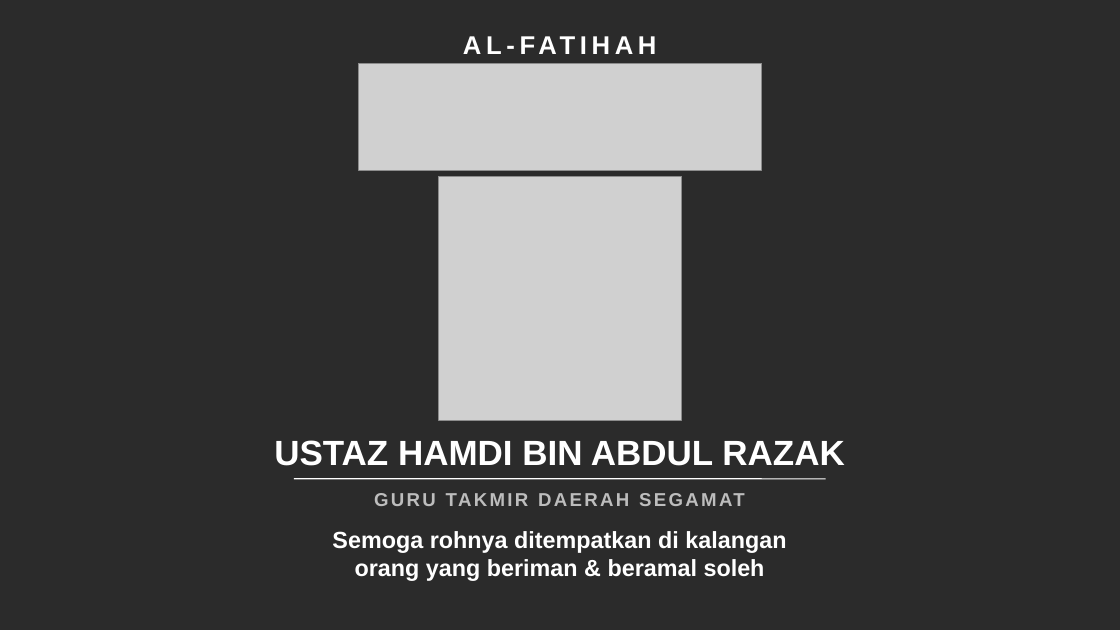
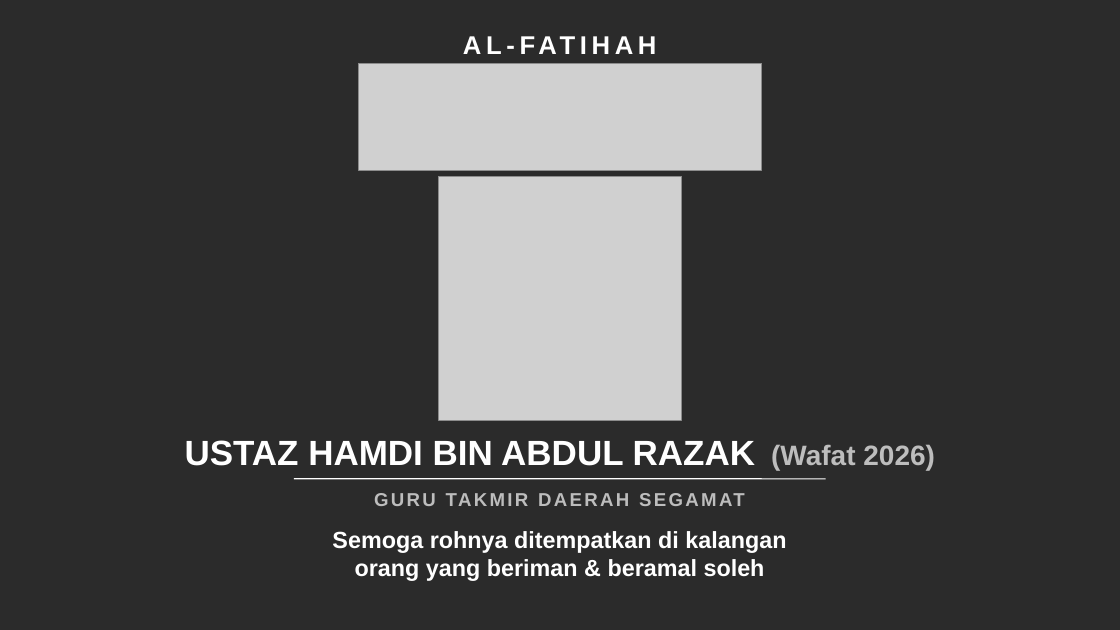
Before and after one commit to nawaljoe/Nawal, a slide deck: slide 1 of output/Takziah_Ustaz_Hamdi_16x9.pptx. Drawn at 1120x630 pixels with LibreOffice and Linux fonts; fonts in the diff are those of the drawing; grey boxes stand for pictures; background and template pictures are left out; a plain dark background stands for a picture behind light text. Boxes give left, top, right and bottom in pixels: in the first picture for what was removed or moved away, otherwise in the second. Text is boxed around its words. In the diff, an @@ line names an element or a change of style, - is before the commit and + after.

```diff
--- a/output/Takziah_Ustaz_Hamdi_16x9.pptx
+++ b/output/Takziah_Ustaz_Hamdi_16x9.pptx
@@ text at <box>185,440,935,470</box>: text changed @@
-USTAZ HAMDI BIN ABDUL RAZAK
+USTAZ HAMDI BIN ABDUL RAZAK (Wafat 2026)
```
Also in this commit, not shown: 2 other files.
